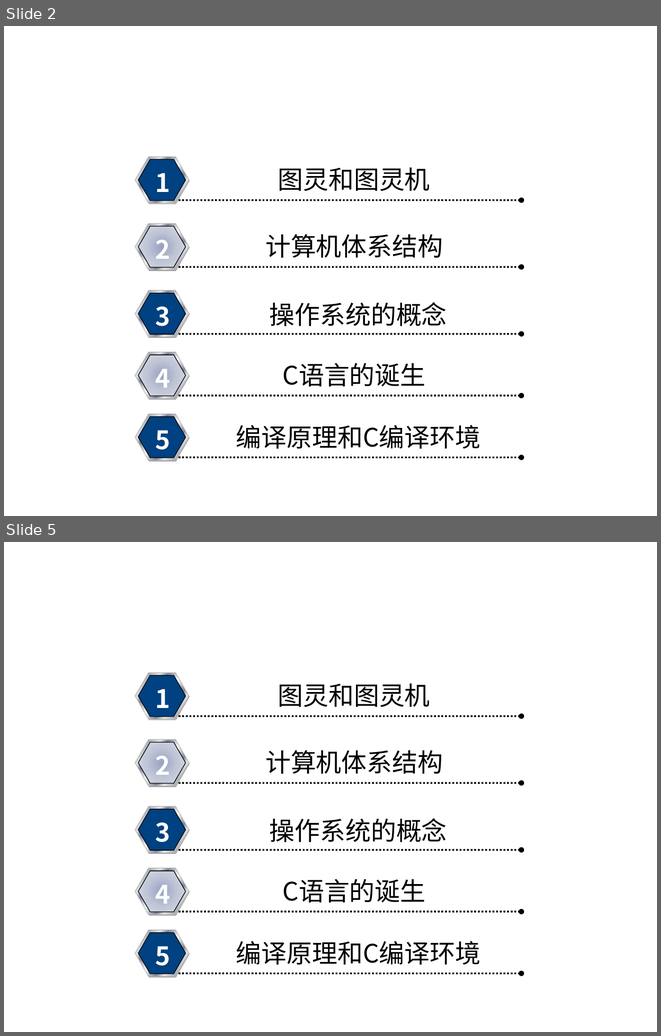
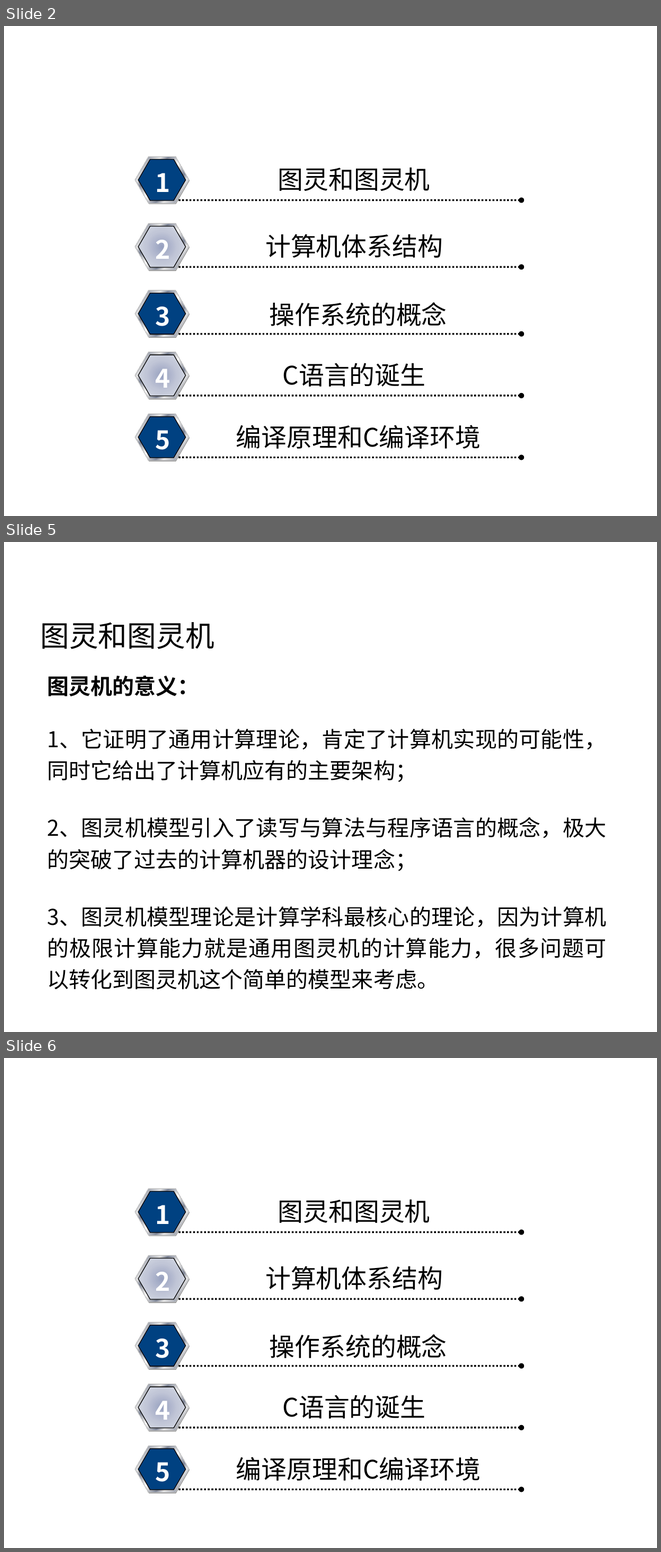
Before and after one commit to rshouc/Advanced-Programming-2018-Autumn, a slide deck: Slides/1 计算导论1.pptx. Shown one above the other, each under a label of ours: slides 2 and 5 before the commit, slides 2, 5 and 6 after it; the slides between them are not shown. The pictures are 661x1036 and 661x1552 pixels, drawn with LibreOffice and Linux fonts; fonts in the diff are those of the drawing; background and template pictures are left out. Boxes give left, top, right and bottom in pixels: in the first picture for what was removed or moved away, otherwise in the second. Text is boxed around its words. In the diff, an @@ line names an element or a change of style, - is before the commit and + after.

```diff
--- a/Slides/1 计算导论1.pptx
+++ b/Slides/1 计算导论1.pptx
@@ slide 5 added at (x1=4, y1=542, x2=657, y2=1032), background picture (left out) @@
@@ text added at (x1=248, y1=550, x2=595, y2=587), 28 pt, text #FFFFFF @@
+高级语言程序设计—计算导论
@@ text added at (x1=40, y1=622, x2=214, y2=649), 32 pt, text #000000 @@
+图灵和图灵机
@@ text added at (x1=47, y1=675, x2=607, y2=989), 24 pt, text #000000 @@
+图灵机的意义：
+1、它证明了通用计算理论，肯定了计算机实现的可能性，同时它给出了计算机应有的主要架构；
+2、图灵机模型引入了读写与算法与程序语言的概念，极大的突破了过去的计算机器的设计理念；
+3、图灵机模型理论是计算学科最核心的理论，因为计算机的极限计算能力就是通用图灵机的计算能力，很多问题可以转化到图灵机这个简单的模型来考虑。
@@ what was slide 5 is now slide 6 @@
```
Also in this commit, not shown: 11 slides changed, 5 other slides added, 1 slide removed, 4 other files.
